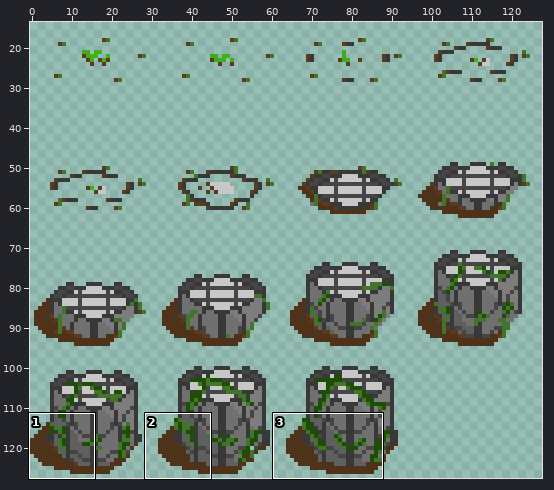
Edited in one commit: sprite sheet (Assets/Sprites/Towers/Twig Branch/Twig Shooter Construction SpriteSheet.png). Above, an overview of the earlier version with the close-up marked.
Close-up. As it was:
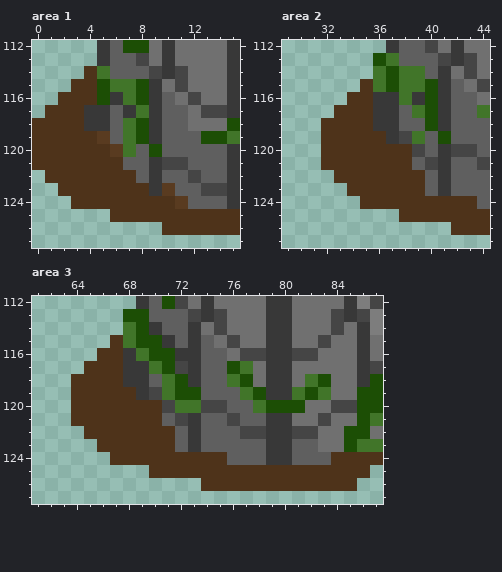
The file is 128x128 pixels. Shown: area 1: x 0..15, y 112..127; area 2: x 29..44, y 112..127; area 3: x 61..87, y 112..127. The wide view leaves out empty margins.
Once edited:
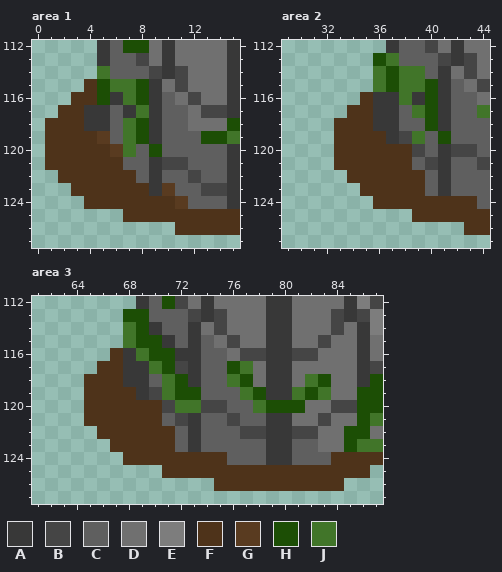
Palette (. is transparent): A #383838  B #454545  C #5f5f5f  D #707070  E #7d7d7d  F #4e331a  G #593b20  H #1c4e05  J #417529
Author's note on the commit: Fixed tower shadows for twig shooter and branch launcher
From old to new:
Area 1:
y 114: x 4 F -> .
y 115: x 3 F -> .
y 116: x 2 F -> .
y 117: x 1 F -> .
y 118..121: x 0 F -> .
y 122: x 1 F -> .
y 123: x 2 F -> .
y 124: x 3 F -> .
y 125: x 6 F -> .
y 126: x 10 F -> .
Area 2:
y 115: x 35 F -> .
y 116: x 34 F -> .
y 117: x 33 F -> .
y 118..121: x 32 F -> .
y 122: x 33 F -> .
y 123: x 34 F -> .
y 124: x 35 F -> .
y 125: x 38 F -> .
y 126: x 42 F -> .
Area 3:
y 115: x 67 F -> .
y 116: x 66 F -> .
y 117: x 65 F -> .
y 118..121: x 64 F -> .
y 122: x 65 F -> .
y 123: x 66 F -> .
y 124: x 67 F -> .
y 125: x 70 F -> .
y 126: x 74 F -> .; x 85 F -> .
